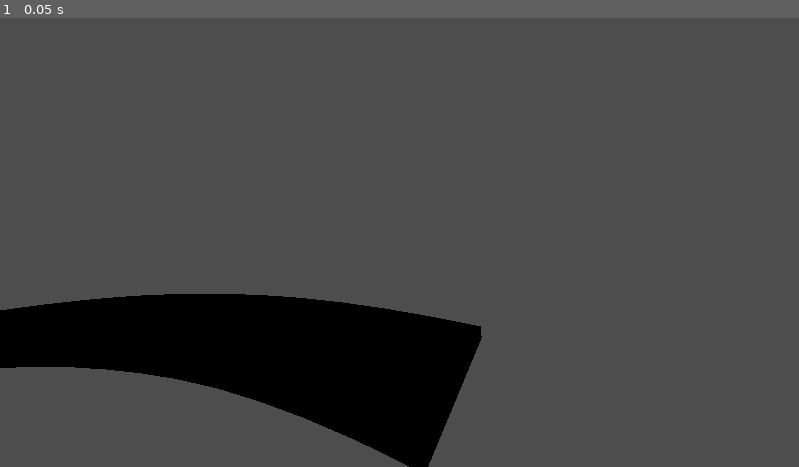
Above: before the commit, frame 1.
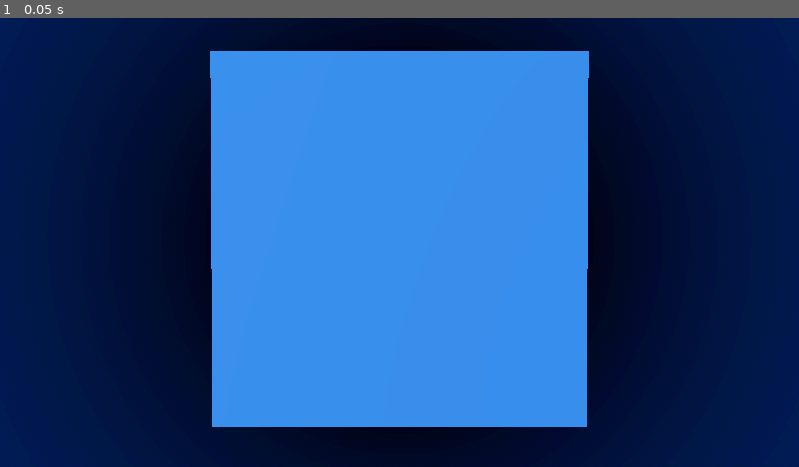
Above: after the commit, the same moment.

Repository: ArijaK/luge_vr
Game: Godot game, scene res://main.tscn
Two runs of this game, one before a commit and one after it. Both use one fixed random seed, a clock stepped at 60 frames per second and the inputs below. Before the commit the project starts from res://track.tscn.
Inputs:
- Up to frame 1 (0.05 s): no input

The runs differ from the first frame. In frame 1, 100% of the frame differs, in the area x 0-100%, y 0-100%.
Error after the commit: Invalid call. Nonexistent function 'point_count' in base 'Curve3D'. (res://track.gd:167)

Commit message:
Minor changes to config loading

Diff:
--- a/config.cfg
+++ b/config.cfg
@@ -1,2 +1,3 @@
 [track]
-json_file="res://test.json"
+start_pos=[0.0, 0.0, 20.0]
+segments_path="res://test.json"
--- a/project.godot
+++ b/project.godot
@@ -11,6 +11,6 @@
 [application]
 
 config/name="LugeVR"
-run/main_scene="uid://dcvdjjjinyced"
+run/main_scene="uid://cn4jxm3ph1wkx"
 config/features=PackedStringArray("4.5", "Forward Plus")
 config/icon="res://icon.svg"
--- a/track.gd
+++ b/track.gd
@@ -1,9 +1,9 @@
 class_name TrackGenerator extends Node3D
 
-@export var mesh_steps = 200 # How many segments to make TODO: Maybe delete later
-@export var point_step = 1 # New point in track after every meter
+@export var mesh_steps = 200  # How many segments to make
+@export var point_step = 1    # New point in track after every meter
 
-# NOTE: Maybe replace [] returning with termination
+
 func load_config(path: String) -> ConfigFile:
 	var cfg = ConfigFile.new()
 	var result = cfg.load(path)
@@ -34,9 +34,10 @@
 		return []
 
 
-# Create the track line
-func generate_centerline(curve: Curve3D, segments: Array) -> void:
-	var pos = Vector3.ZERO
+func generate_centerline(start: Vector3, segments: Array) -> Curve3D:
+	var result = Curve3D.new()
+
+	# Intial point of the trajectory
 	var forward = Vector3.FORWARD
 
 	for s in segments:
@@ -44,7 +45,6 @@
 		var curve_rad = float(s.length) / float(s.radius) # Angle of the curve
 		var angle_step = point_step / float(s.radius) # New point in track after every angle x
 
-		# NOTE: Must check edge-cases (end of the curve)
 		for i in range(0, int(curve_rad/angle_step)):
 			# Rotate point to the new pose
 			var rot = Transform3D().rotated(Vector3.UP, angle_step * s.direction)
@@ -54,8 +54,11 @@
 			# Apply slope
 			translation.y -= tan(slope_rad) * point_step
 			# Update position of new point
-			pos += translation
-			curve.add_point(pos)
+			start += translation
+			result.add_point(start)
+
+	return result
+
 
 func create_mesh(curve: Curve3D) -> void:
 	var st = SurfaceTool.new()
@@ -149,16 +152,20 @@
 	var new_mesh = st.commit()
 	mesh.mesh = new_mesh
 
-@onready var curve = $Path3D.curve
+
+@onready var trajectory = $Path3D
 @onready var mesh = $MeshInstance3D
+
 
 func _ready() -> void:
 	var cfg = load_config("res://config.cfg")
-	var json_path = cfg.get_value("track", "json_file")
+	var segments = parse_json(cfg.get_value("track", "segments_path"))
+	var start_pos = cfg.get_value("track", "start_pos")
 
-	var segments = parse_json(json_path)
-	generate_centerline(curve, segments)
-	create_mesh(curve)
+	trajectory.curve = generate_centerline(Vector3(start_pos[0], start_pos[1], start_pos[2]), segments)
+
+	if trajectory.curve.point_count() > 0:
+		create_mesh(trajectory.curve)
 
 
 # Called every frame. 'delta' is the elapsed time since the previous frame.
--- a/track.tscn
+++ b/track.tscn
@@ -1,17 +1,10 @@
-[gd_scene load_steps=3 format=3 uid="uid://dcvdjjjinyced"]
+[gd_scene load_steps=2 format=3 uid="uid://dcvdjjjinyced"]
 
 [ext_resource type="Script" uid="uid://bw0p34kol6enc" path="res://track.gd" id="1_mll3j"]
-
-[sub_resource type="Curve3D" id="Curve3D_mll3j"]
 
 [node name="Track" type="Node3D"]
 script = ExtResource("1_mll3j")
 
 [node name="Path3D" type="Path3D" parent="."]
-curve = SubResource("Curve3D_mll3j")
 
 [node name="MeshInstance3D" type="MeshInstance3D" parent="."]
-
-[node name="Camera3D" type="Camera3D" parent="."]
-transform = Transform3D(0.577178, 0.314871, -0.7534731, -0.038787168, 0.9322038, 0.3598494, 0.8156967, -0.17847206, 0.5502605, -2.4838035, 2.6603453, 0)
-current = true
--- a/world.tscn
+++ b/world.tscn
@@ -1,4 +1,6 @@
-[gd_scene load_steps=8 format=3 uid="uid://dckstqrm1gltx"]
+[gd_scene load_steps=9 format=3 uid="uid://dckstqrm1gltx"]
+
+[ext_resource type="PackedScene" uid="uid://dcvdjjjinyced" path="res://track.tscn" id="1_f3sb7"]
 
 [sub_resource type="Gradient" id="Gradient_gv5m4"]
 offsets = PackedFloat32Array(0.13151927, 0.42630386, 0.95464855)
@@ -39,3 +41,6 @@
 mesh = SubResource("PlaneMesh_f3sb7")
 
 [node name="Camera3D" type="Camera3D" parent="."]
+transform = Transform3D(1, 0, 0, 0, -0.008133127, 0.9999669, 0, -0.9999669, -0.008133127, 0, 1.5550474, 0)
+
+[node name="Track" parent="." instance=ExtResource("1_f3sb7")]
